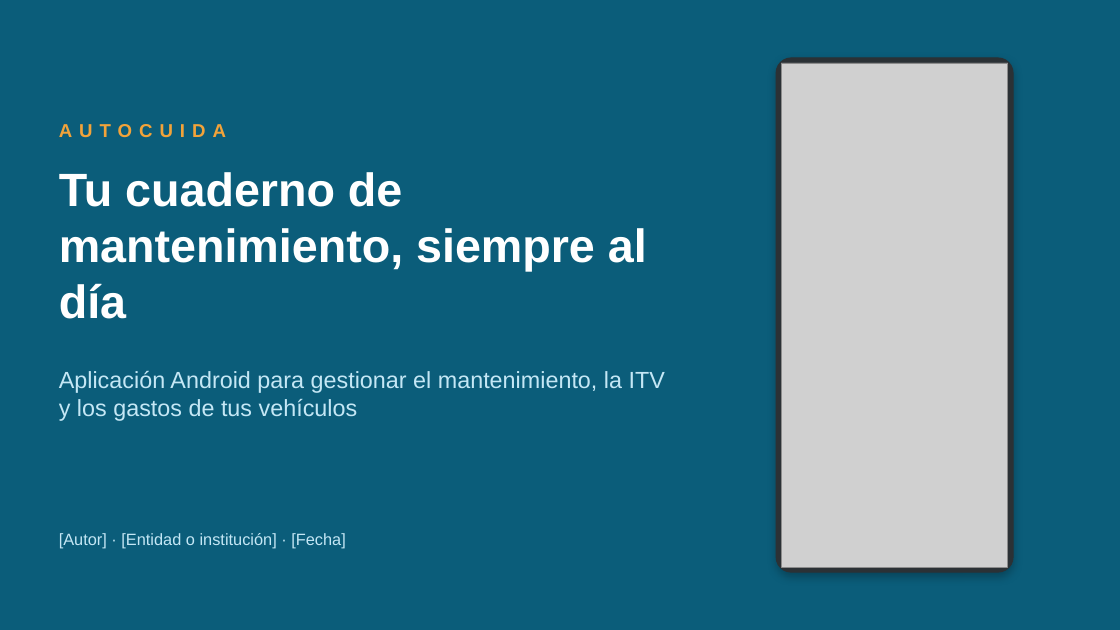
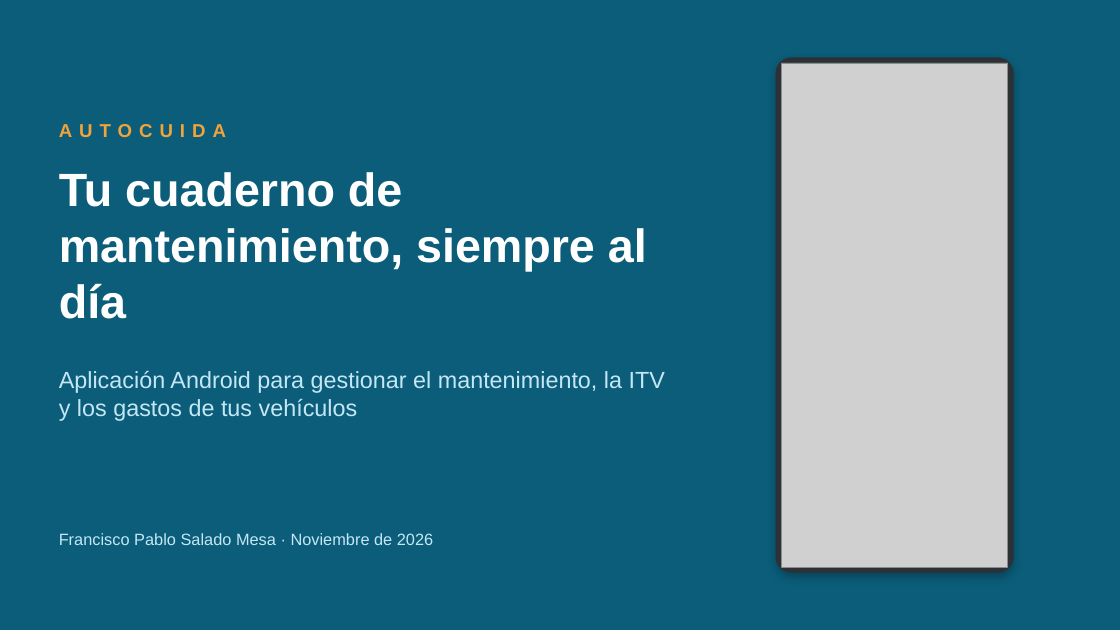
Before and after one commit to LilShaolin/AutoCuida, a slide deck: slide 1 of presentacion/AutoCuida_Presentacion.pptx. Drawn at 1120x630 pixels with LibreOffice and Linux fonts; fonts in the diff are those of the drawing; grey boxes stand for pictures. Boxes give left, top, right and bottom in pixels: in the first picture for what was removed or moved away, otherwise in the second. Text is boxed around its words. In the diff, an @@ line names an element or a change of style, - is before the commit and + after.

```diff
--- a/presentacion/AutoCuida_Presentacion.pptx
+++ b/presentacion/AutoCuida_Presentacion.pptx
@@ text at [59,533,433,545]: text changed @@
-[Autor] · [Entidad o institución] · [Fecha]
+Francisco Pablo Salado Mesa · Noviembre de 2026
```
Also in this commit, not shown: 8 other files.
